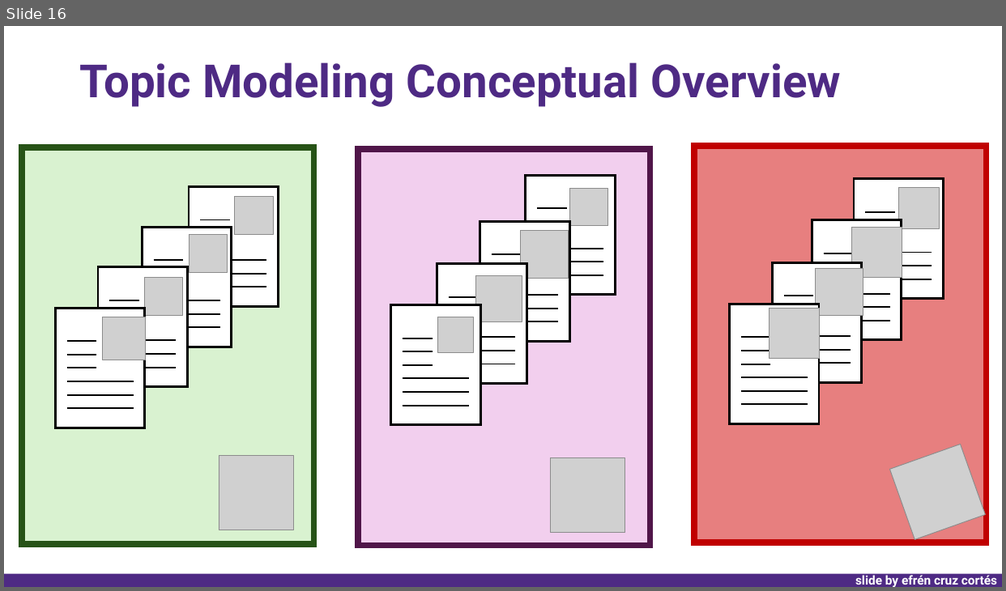
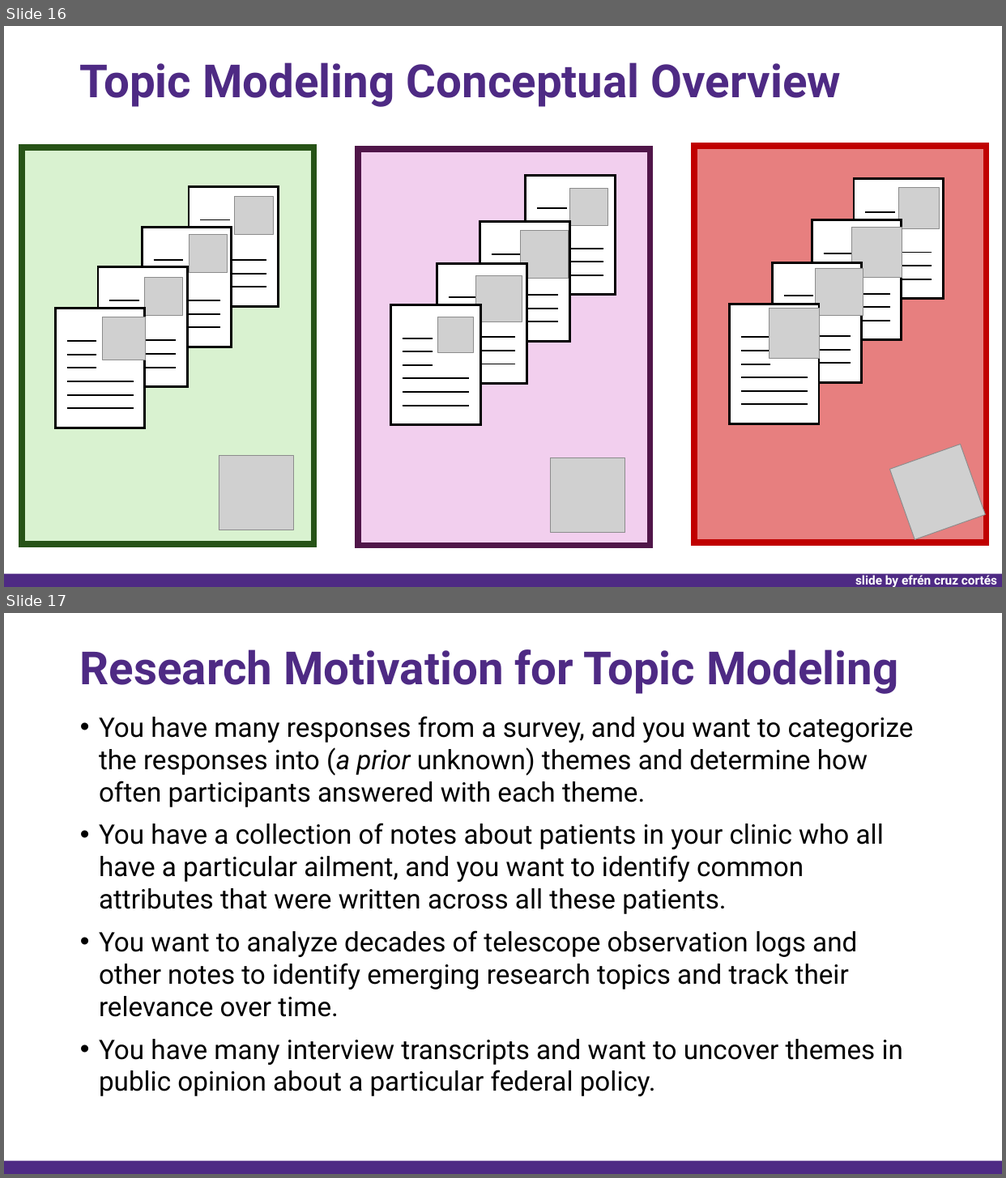
Before and after one commit to nuitrcs/AI_Week_Topic_Modeling, a slide deck: topic_modeling.pptx. Shown one above the other, each under a label of ours: slide 16 before the commit, slides 16 and 17 after it. The pictures are 1006x591 and 1006x1178 pixels, drawn with LibreOffice and Linux fonts; fonts in the diff are those of the drawing; grey boxes stand for pictures. Boxes give left, top, right and bottom in pixels: in the first picture for what was removed or moved away, otherwise in the second. Text is boxed around its words. In the diff, an @@ line names an element or a change of style, - is before the commit and + after.

```diff
--- a/topic_modeling.pptx
+++ b/topic_modeling.pptx
@@ slide 17 added at (4,613,1002,1174), background #FFFFFF; not listed: 1 template element that a slide beside it also shows @@
@@ title added at (80,649,898,694), 44 pt, text #4E2A84, bold @@
+Research Motivation for Topic Modeling
@@ text added at (99,716,914,1097), 25.9 pt, text #000000 @@
+• You have many responses from a survey, and you want to categorize the responses into (a prior unknown) themes and determine how often participants answered with each theme.
+• You have a collection of notes about patients in your clinic who all have a particular ailment, and you want to identify common attributes that were written across all these patients.
+• You want to analyze decades of telescope observation logs and other notes to identify emerging research topics and track their relevance over time.
+• You have many interview transcripts and want to uncover themes in public opinion about a particular federal policy.
```
Also in this commit, not shown: 6 slides changed, 7 other files.
